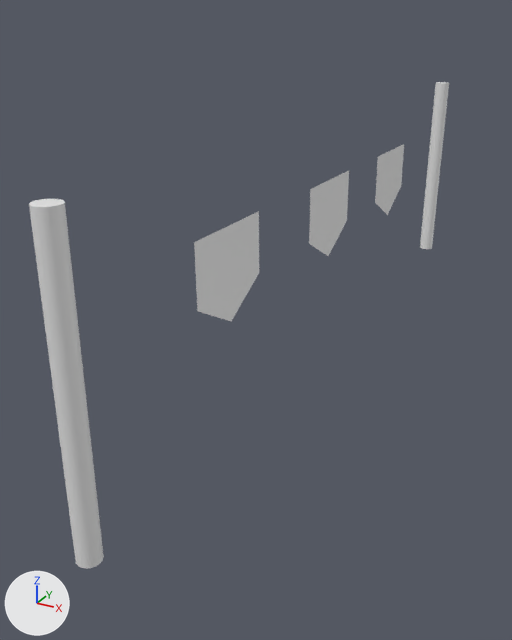
What one commit did to the FBX model Assets/Models/Fencing.FBX.
The view is the same before and after, from a 50 mm lens placed at (0.91, -2.13, 1.07), pointed at (-0.15, -0.19, 0.1). Every picture has the same lights, and +X, +Y and +Z are marked at lower left. Where no turn or scale is listed for an object, it has been applied to the vertices.

Objects in the first picture: 'NGon001', 'NGon002', 'NGon003', 'lPole', 'rPole'.
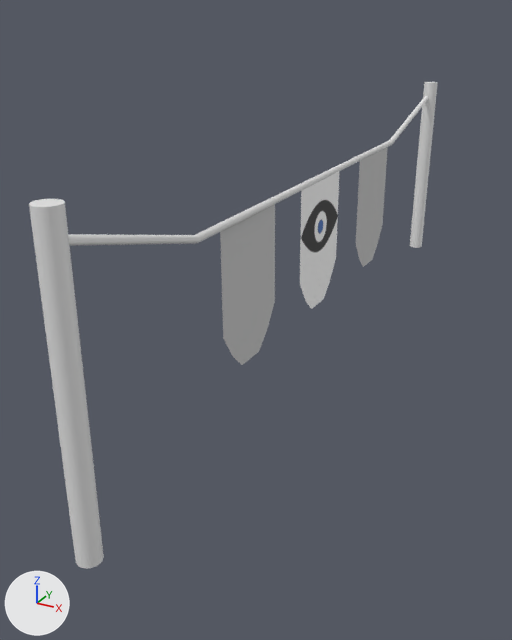
The newer file is also turned or shifted as a whole; pictures and numbers use the older file's frame.

Boxes (x1, y1, x2, y2) around the edits, measured in the pictures (512 x 640 px):
'Plane002', added
    after: (220, 204, 275, 365)
'NGon003', deleted
    before: (194, 211, 259, 321)
'Plane004', added
    after: (300, 171, 339, 309)
'lPole', moved
    before: (420, 82, 449, 249)
    after: (410, 82, 438, 248)
'Cylinder001', added
    after: (68, 96, 428, 246)
'Plane003', added
    after: (356, 147, 388, 267)
'NGon001', deleted
    before: (309, 171, 349, 256)
'NGon002', deleted
    before: (375, 144, 404, 215)

Diff of the bpy script that builds the scene:
```diff
--- a/Assets/Models/Fencing.FBX.py
+++ b/Assets/Models/Fencing.FBX.py
@@ img_oculusicon_png @@
+img_oculusicon_png = load_image('OculusIcon.png', '../OVR/Textures/Logos/Icons/OculusIcon.png', 128, 128, 'sRGB')
@@ mat_material__5 @@
+mat_material__5 = bpy.data.materials.new('Material #5')
+# uses the picture img_oculusicon_png
@@ mat_material__34 @@
+mat_material__34 = principled_material('Material #34')
+mat_material__34.base_color = (0.588, 0.588, 0.588)  # light grey #cacaca
+mat_material__34.roughness = 0.859
@@ me_mesh_002_1 @@
+me_mesh_002_1.from_pydata(...)  # 108 vertices, 212 faces; spans x -0.01..0.06, y -2.47..0.0, z -0.14..0.01
@@ me_mesh_005 @@
+me_mesh_005.from_pydata(...)  # 42 vertices, 60 faces; spans x -0.001..0.001, y -0.152..0.152, z -0.285..0.159
+me_mesh_005.materials.append(mat_material__5)
@@ me_mesh_004_1 @@
+me_mesh_004_1.from_pydata(...)  # 42 vertices, 60 faces; spans x -0.001..0.001, y -0.152..0.152, z -0.285..0.159
+me_mesh_004_1.materials.append(mat_material__34)  # its picture is missing
@@ me_mesh_003_1 @@
+me_mesh_003_1.from_pydata(...)  # 42 vertices, 60 faces; spans x -0.001..0.001, y -0.152..0.152, z -0.285..0.159
+me_mesh_003_1.materials.append(mat_material__34)  # its picture is missing
@@ ob_ngon001 @@
-ob_ngon001 = bpy.data.objects.new('NGon001', me_mesh_002)
-ob_ngon001.location = (-0.036, 0.115, 0.784)
@@ ob_lpole @@
 ob_lpole = bpy.data.objects.new('lPole', me_mesh_001)
-ob_lpole.location = (0.013, 1.284, -0.029)
+ob_lpole.location = (-0.04, 1.283, -0.029)
 ob_lpole.scale = (0.0254, 0.0254, 0.035)
@@ ob_ngon002 @@
-ob_ngon002 = bpy.data.objects.new('NGon002', me_mesh_003)
-ob_ngon002.location = (-0.036, 0.732, 0.784)
@@ ob_ngon003 @@
-ob_ngon003 = bpy.data.objects.new('NGon003', me_mesh_004)
-ob_ngon003.location = (-0.036, -0.548, 0.793)
@@ ob_cylinder001 @@
+ob_cylinder001 = bpy.data.objects.new('Cylinder001', me_mesh_002_1)
+ob_cylinder001.location = (-0.046, 1.247, 0.692)
@@ ob_plane004 @@
+ob_plane004 = bpy.data.objects.new('Plane004', me_mesh_005)
+ob_plane004.location = (-0.012, 0.002, 0.405)
@@ ob_plane003 @@
+ob_plane003 = bpy.data.objects.new('Plane003', me_mesh_004_1)
+ob_plane003.location = (-0.012, 0.498, 0.405)
@@ ob_plane002 @@
+ob_plane002 = bpy.data.objects.new('Plane002', me_mesh_003_1)
+ob_plane002.location = (-0.012, -0.479, 0.405)
```
